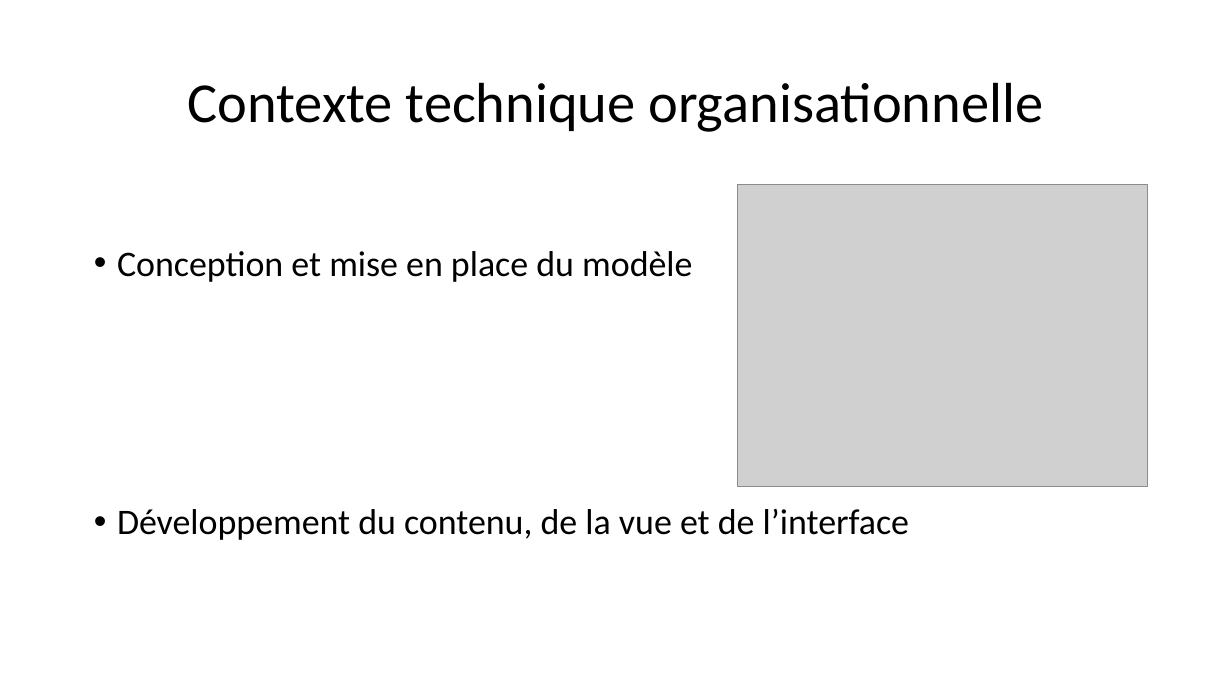
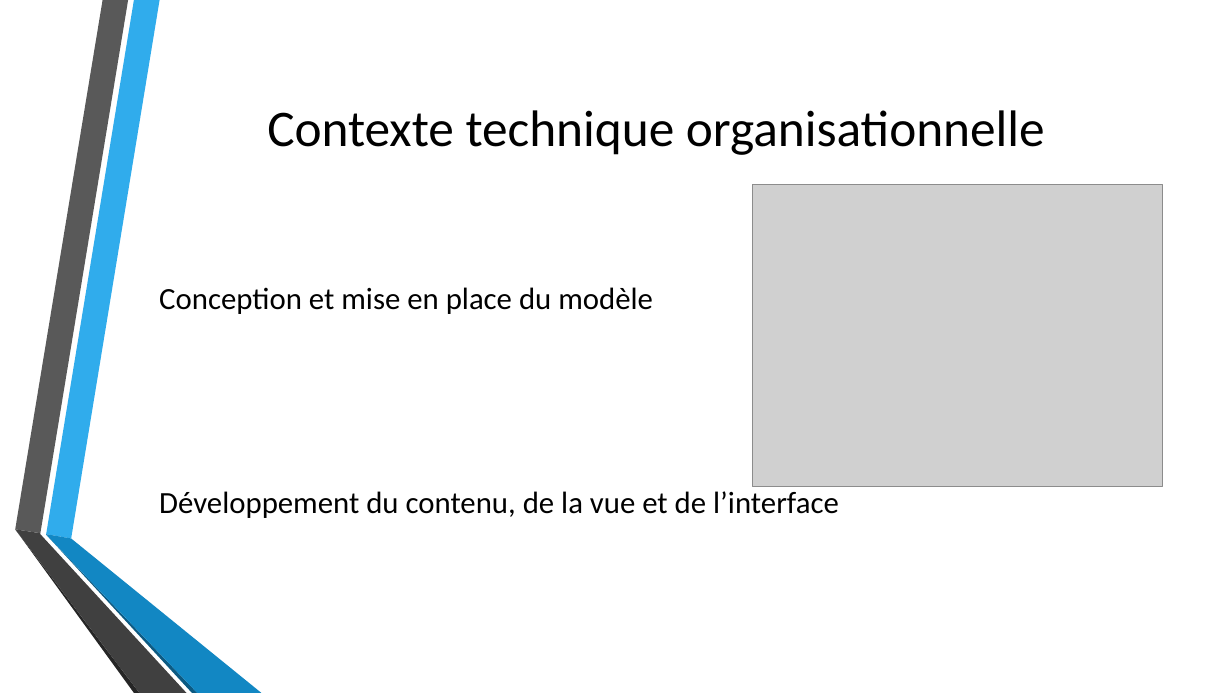
Before and after one commit to Thibaut-Comte/projetIT, a slide deck: slide 15 of PrésentationBourseEchangeSCPI.pptx. Drawn at 1232x693 pixels with LibreOffice and Linux fonts; fonts in the diff are those of the drawing; grey boxes stand for pictures; background and template pictures are left out. Boxes give left, top, right and bottom in pixels: in the first picture for what was removed or moved away, otherwise in the second. Text is boxed around its words. In the diff, an @@ line names an element or a change of style, - is before the commit and + after.

```diff
--- a/PrésentationBourseEchangeSCPI.pptx
+++ b/PrésentationBourseEchangeSCPI.pptx
@@ text "Contexte technique organisationnelle": place and size @@
-text "Contexte technique organisationnelle" at [187,82,1043,132]
+text "Contexte technique organisationnelle" at [267,110,1045,155]
@@ text "Contexte technique organisationnelle" at [267,110,1045,155]: size 44 to 40 pt; line spacing 0.9 to 1 @@
@@ text "Conception et mise en place ...": place and size @@
-text "Conception et mise en place ..." at [117,251,909,540]
+text "Conception et mise en place ..." at [159,287,839,518]
@@ text "Conception et mise en place ..." at [159,287,839,518]: size 28 to 24 pt; bullet • to none; line spacing 0.9 to 1; vertical alignment top to middle @@
@@ picture: place and size @@
-picture at [738,185,1148,487]
+picture at [752,185,1163,487]
@@ group added at [15,0,262,693]: 6 freeform shapes @@
```
Also in this commit, not shown: 19 other slides changed.
